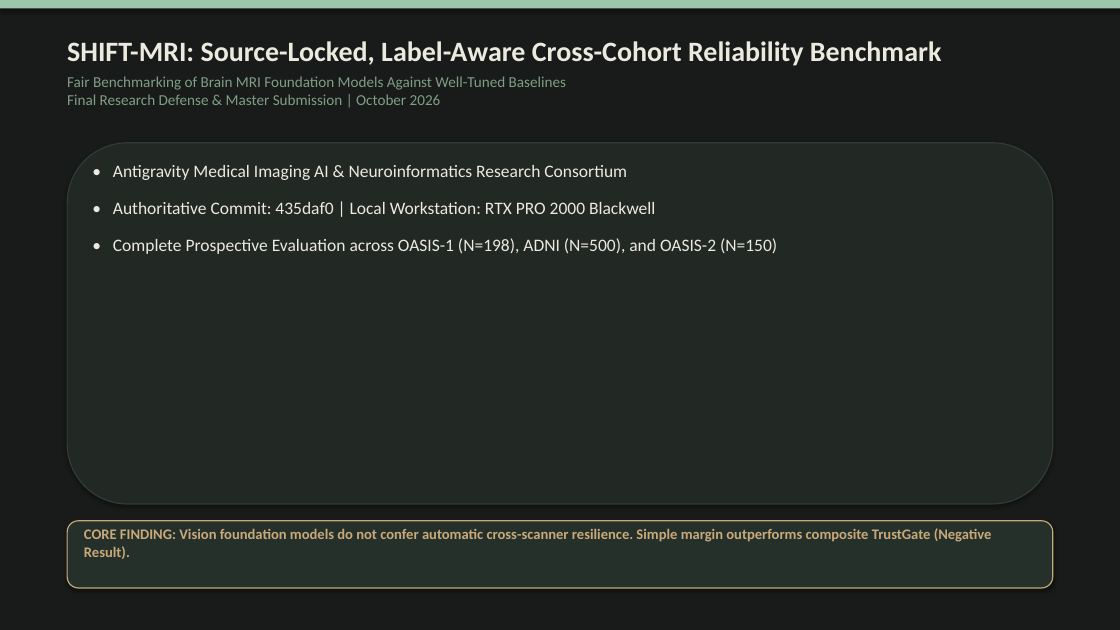
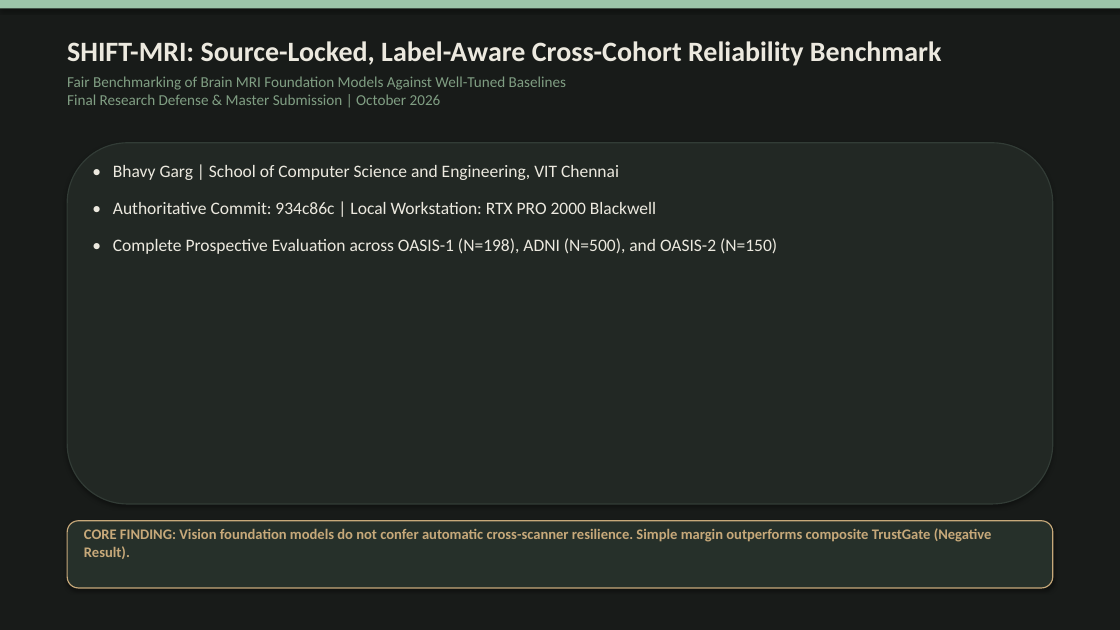
Before and after one commit to Bhavi123-hacker/brain-mri-foundation-benchmark, a slide deck: slide 1 of docs/submission/final/SHIFT_MRI_Final_Presentation.pptx. Drawn at 1120x630 pixels with LibreOffice and Linux fonts; fonts in the diff are those of the drawing. Boxes give left, top, right and bottom in pixels: in the first picture for what was removed or moved away, otherwise in the second. Text is boxed around its words. In the diff, an @@ line names an element or a change of style, - is before the commit and + after.

Commit message:
feat(final-delivery): deliver completed SHIFT-MRI research workstation, experiment lab, adapters, and verified deliverables

```diff
--- a/docs/submission/final/SHIFT_MRI_Final_Presentation.pptx
+++ b/docs/submission/final/SHIFT_MRI_Final_Presentation.pptx
@@ text at [113, 165, 656, 214]: text changed @@
-• Antigravity Medical Imaging AI & Neuroinformatics Research Consortium
-• Authoritative Commit: 435daf0 | Local Workstation: RTX PRO 2000 Blackwell
+• Bhavy Garg | School of Computer Science and Engineering, VIT Chennai
+• Authoritative Commit: 934c86c | Local Workstation: RTX PRO 2000 Blackwell
```
Also in this commit, not shown: 1 other slide changed, 57 other files.
